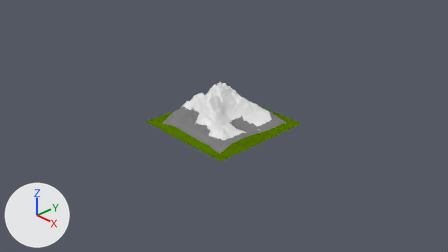
One commit to the Blender file Assets/Models/mountain.blend: the scene before it, then after it.
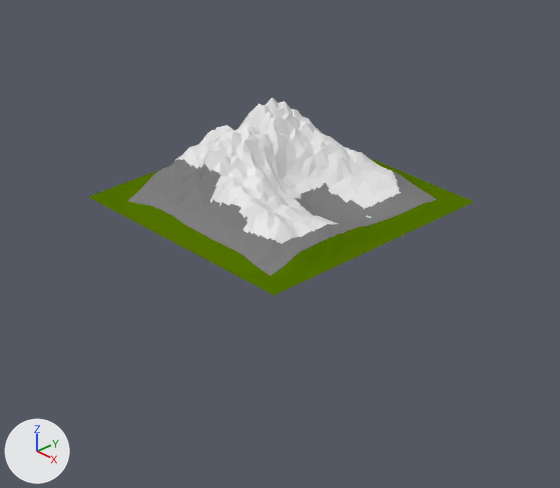
Each version is shown from the file's camera 'Camera', then close up on the part from 25% to 75% of the width and 17% to 95% of the height. Lighting does not change. The marker at lower left points along +X, +Y and +Z.

Script lines for the objects in view, before the commit:
```python
me_landscape_010 = bpy.data.meshes.new('Landscape.010')
me_landscape_010.from_pydata(...)  # 6589 vertices, 6361 faces; spans x -0.685..0.701, y -0.717..0.764, z 0.029..0.634
me_landscape_011 = bpy.data.meshes.new('Landscape.011')
me_landscape_011.from_pydata(...)  # 6304 vertices, 5847 faces; spans x -1.0..1.0, y -1.0..1.0, z 0.0..0.23
me_landscape_011.materials.append(mat_material_006)  # dark green #527200
me_landscape_012 = bpy.data.meshes.new('Landscape.012')
me_landscape_012.from_pydata(...)  # 4349 vertices, 3921 faces; spans x -0.73..0.8, y -0.84..0.83, z 0.0..0.39
me_landscape_012.materials.append(mat_material_007)  # grey #808080
ob_landscape_001 = bpy.data.objects.new('Landscape.001', me_landscape_011)
ob_landscape_001.location = (0.0, 0.0, 0.0)
_m = ob_landscape_001.modifiers.new('Decimate', 'DECIMATE')
_m.ratio = 0.1
_m.use_collapse_triangulate = True
ob_landscape_002 = bpy.data.objects.new('Landscape.002', me_landscape_012)
ob_landscape_002.location = (0.0, 0.0, 0.0)
_m = ob_landscape_002.modifiers.new('Decimate', 'DECIMATE')
_m.ratio = 0.1
_m.use_collapse_triangulate = True
ob_landscape_010 = bpy.data.objects.new('Landscape.010', me_landscape_010)
ob_landscape_010.location = (0.0, 0.0, 0.0)
_m = ob_landscape_010.modifiers.new('Decimate', 'DECIMATE')
_m.ratio = 0.1
_m.use_collapse_triangulate = True
```
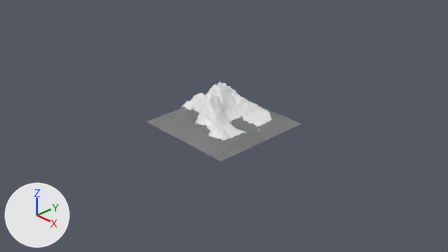
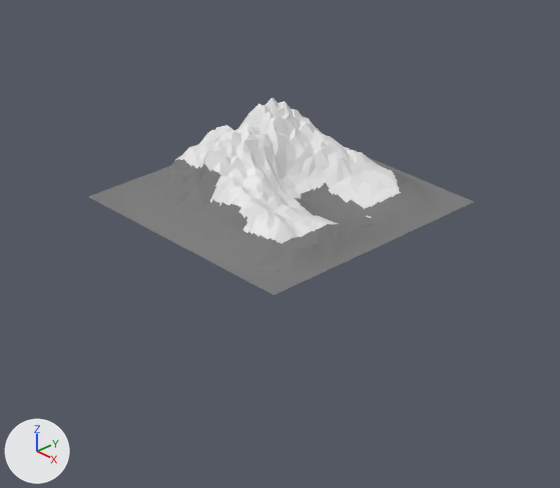
Boxes [x1, y1, x2, y2] around the edits, measured in the close-ups (560 x 488 px):
'Landscape.001', recoloured (green to grey): [89, 157, 474, 295] in both

The change, as a list of edits to the scene's bpy script:
```text
Change me_landscape_011:
    where me_landscape_011.from_pydata(...)  # 6304 vertices, 5847 faces; spans x -1.0..1.0, y -1.0..1.0, z 0.0..0.23
    remove me_landscape_011.materials.append(mat_material_006)  # dark green #527200
    add me_landscape_011.materials.append(mat_material_007)  # grey #808080
```
